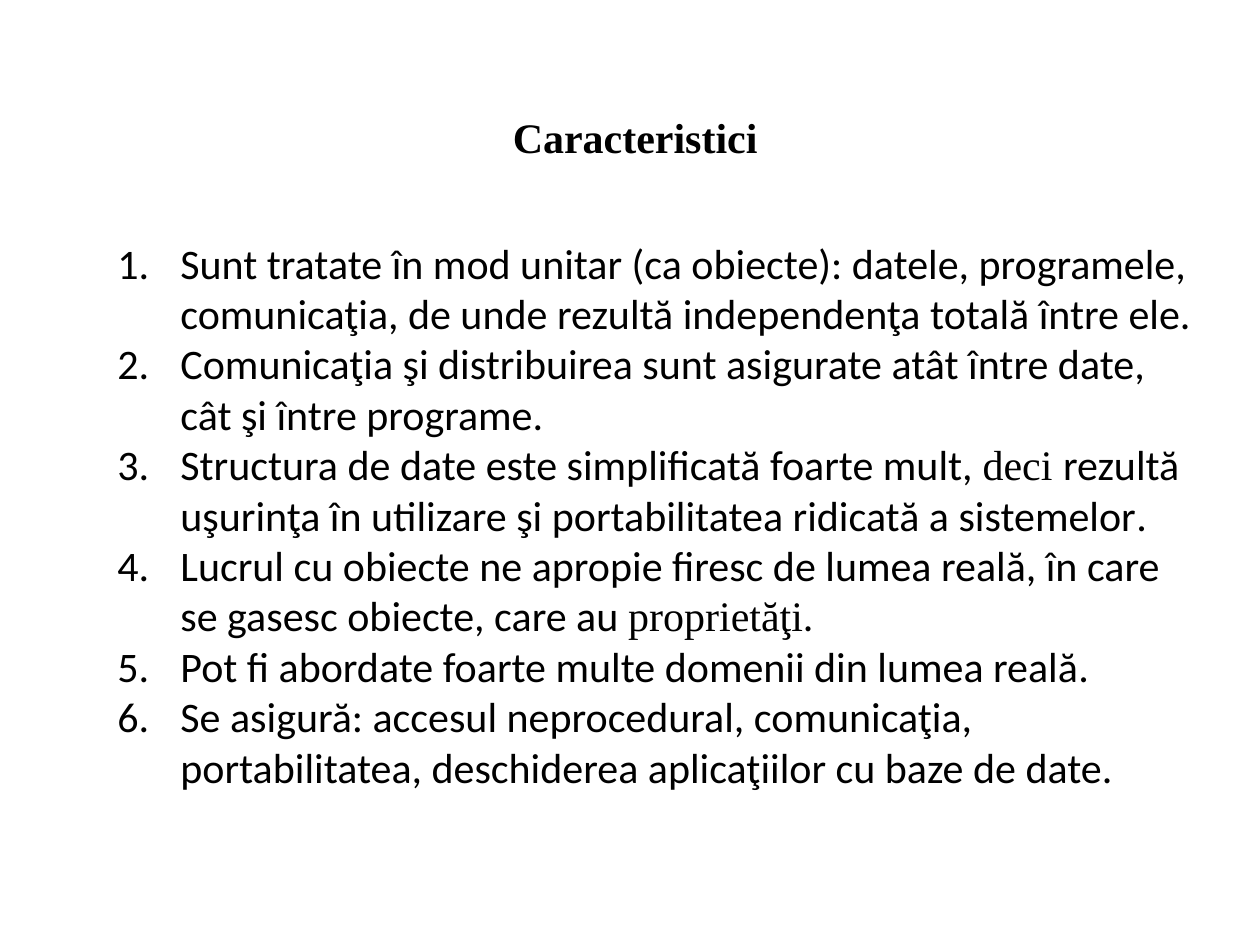
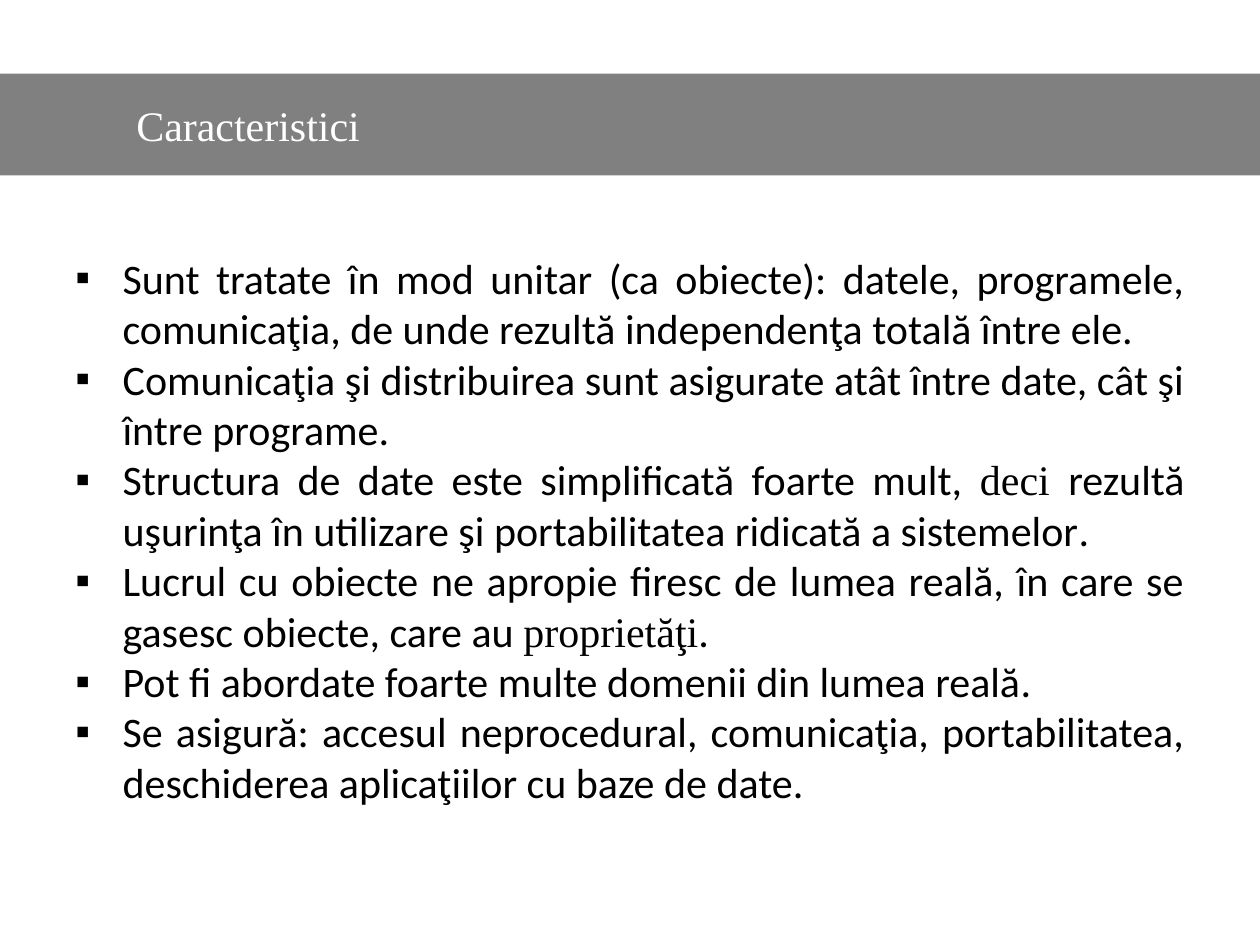
Before and after one commit to Dani25/BDOO, a slide deck: slide 6 of bdoo.pptx. Drawn at 1260x945 pixels with LibreOffice and Linux fonts; fonts in the diff are those of the drawing. Boxes give left, top, right and bottom in pixels: in the first picture for what was removed or moved away, otherwise in the second. Text is boxed around its words. In the diff, an @@ line names an element or a change of style, - is before the commit and + after.

Commit message:
Update design

```diff
--- a/bdoo.pptx
+++ b/bdoo.pptx
@@ rectangle "Caracteristici": place and size @@
-rectangle "Caracteristici" at <box>513,124,758,154</box>
+rectangle "Caracteristici" at <box>0,73,1260,175</box>
@@ rectangle "Caracteristici" at <box>0,73,1260,175</box>: text colour #000000 to #FFFFFF, bold off; alignment centre to left; vertical alignment top to middle; fill none to #808080 @@
@@ text "Sunt tratate în mod unitar ...": place and size @@
-text "Sunt tratate în mod unitar ..." at <box>180,248,1191,790</box>
+text "Sunt tratate în mod unitar ..." at <box>123,263,1184,805</box>
@@ text "Sunt tratate în mod unitar ..." at <box>123,263,1184,805</box>: alignment left to justified; bullet 1. to ▪ @@
```
Also in this commit, not shown: 20 other slides changed, 2 slides added, 2 slides removed.
